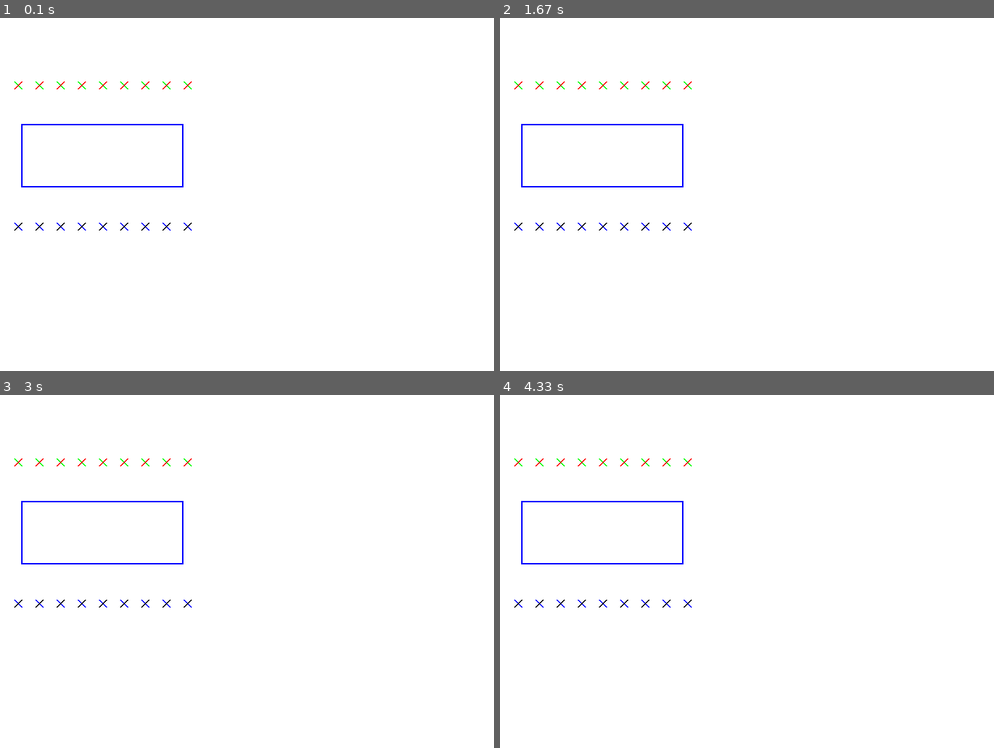
Above: before the commit, frames 1-4 (two rows, left to right).
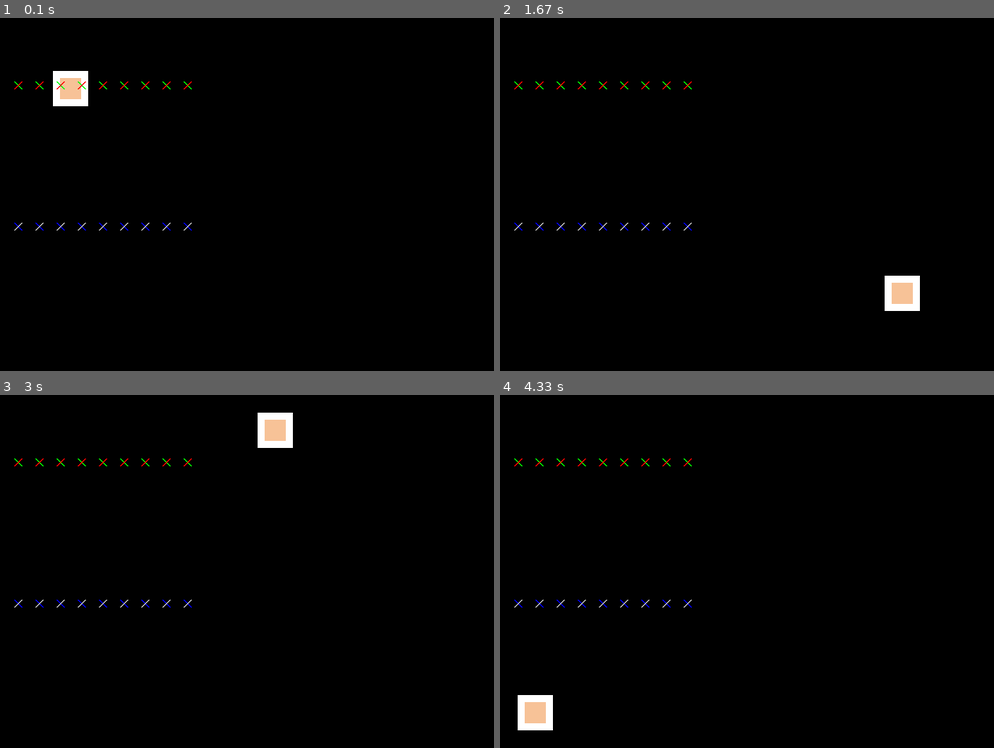
Above: after the commit, the same moments.

Repository: isabelbrandin/pygame-test
Game: pygame game, started from test.py
Same seed, same stepped clock (60 frames per second), same inputs: the game is played once before the commit and once after it.
Inputs:
- Up to frame 1 (0.1 s): no input
- Up to frame 2 (1.67 s): no input
- Up to frame 3 (3 s): no input
- Up to frame 4 (4.33 s): no input

The runs differ from the first frame. In frame 1, 99% of the frame differs, in the area x 0-100%, y 0-100%; in frame 2, 99%; in frame 3, 99%; in frame 4, 99%.

Commit message:
Har lagt till en animation

Diff:
--- a/test.py
+++ b/test.py
@@ -1,4 +1,5 @@
 import pygame
+import math
 
 pygame.init()
 
@@ -10,11 +11,18 @@
 GREEN = (0, 255, 0)
 RED = (255, 0, 0)
 BLUE = (0, 0, 255)
+GREY = (185, 185, 185)
+LIGHT_PINK = (247, 194, 151)
 
 done = False
 
 # Used to manage how fast the screen updates
 clock = pygame.time.Clock()
+
+rect_x = 50
+rect_y = 50
+rect_change_x = 5
+rect_change_y = 5
 
 # -------- Main Program Loop -----------
 while not done:
@@ -22,15 +30,26 @@
         if event.type == pygame.QUIT: # If user clicked close
             done = True # Flag that we are done so we exit this loop
 
-    screen.fill(WHITE)
+    screen.fill(BLACK)
     # --- Drawing code should go here
+
+    pygame.draw.rect(screen, WHITE, [rect_x, rect_y, 50, 50])
+    pygame.draw.rect(screen, LIGHT_PINK, [rect_x + 10, rect_y + 10, 30, 30])
+
+    rect_x += rect_change_x
+    rect_y += rect_change_y
+
+    if rect_x > 650 or rect_x < 0:
+        rect_change_x = rect_change_x * -1
+    if rect_y > 450 or rect_y < 0:
+        rect_change_y = rect_change_y * -1
+
     for x_offset in range(30, 300, 30):
         pygame.draw.line(screen, GREEN, [x_offset, 100], [x_offset-10, 90], 2)
         pygame.draw.line(screen, RED, [x_offset, 90], [x_offset-10, 100], 2)
         pygame.draw.line(screen, BLUE, [x_offset, 300], [x_offset-10, 290], 2)
-        pygame.draw.line(screen, BLACK, [x_offset, 290], [x_offset-10, 300], 2)
+        pygame.draw.line(screen, GREY, [x_offset, 290], [x_offset-10, 300], 2)
 
-    pygame.draw.rect(screen, BLUE, [30, 150, 230, 90], 2)
 
     # --- Go ahead and update the screen with what we've drawn.
     pygame.display.flip()
